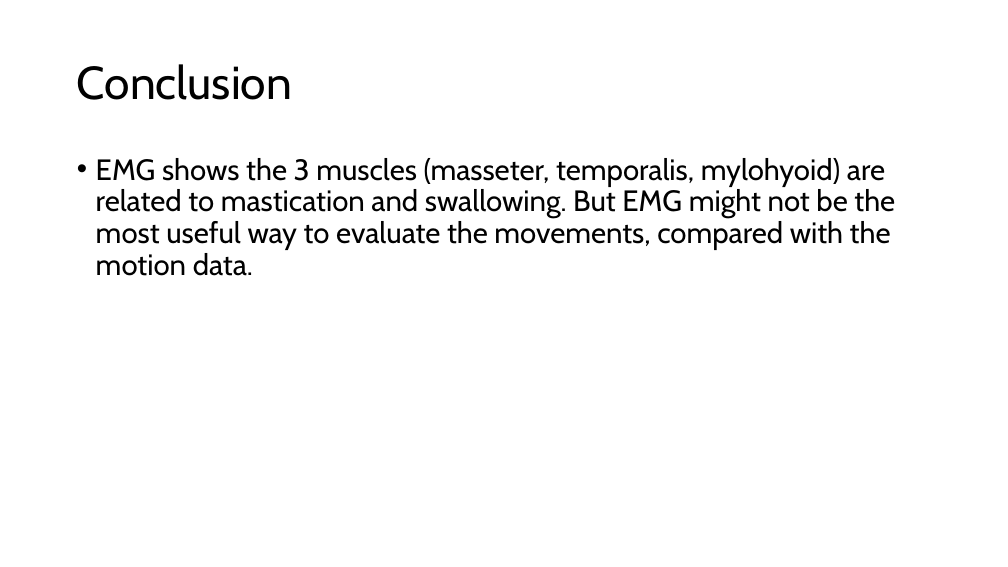
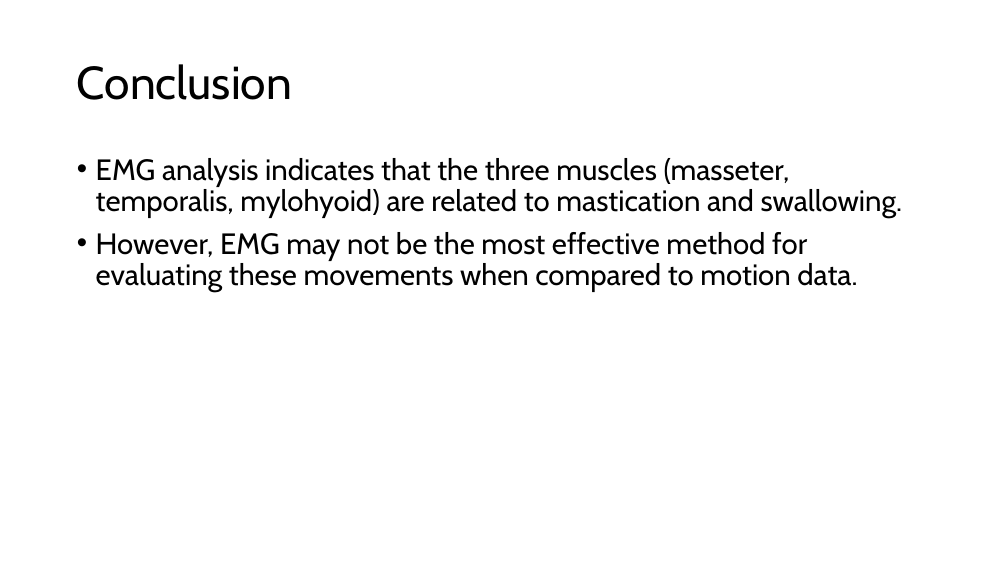
Before and after one commit to SeitoMoyi/Chew_Swallow_MATLAB, a slide deck: slide 8 of 0715.pptx. Drawn at 1008x567 pixels with LibreOffice and Linux fonts; fonts in the diff are those of the drawing. Boxes give left, top, right and bottom in pixels: in the first picture for what was removed or moved away, otherwise in the second. Text is boxed around its words. In the diff, an @@ line names an element or a change of style, - is before the commit and + after.

Commit message:
grammar fix for slides

```diff
--- a/0715.pptx
+++ b/0715.pptx
@@ text at (96,158,903,293): text changed @@
-• EMG shows the 3 muscles (masseter, temporalis, mylohyoid) are related to mastication and swallowing. But EMG might not be the most useful way to evaluate the movements, compared with the motion data.
+• EMG analysis indicates that the three muscles (masseter, temporalis, mylohyoid) are related to mastication and swallowing.
+• However, EMG may not be the most effective method for evaluating these movements when compared to motion data.
```
Also in this commit, not shown: 2 other slides changed.
